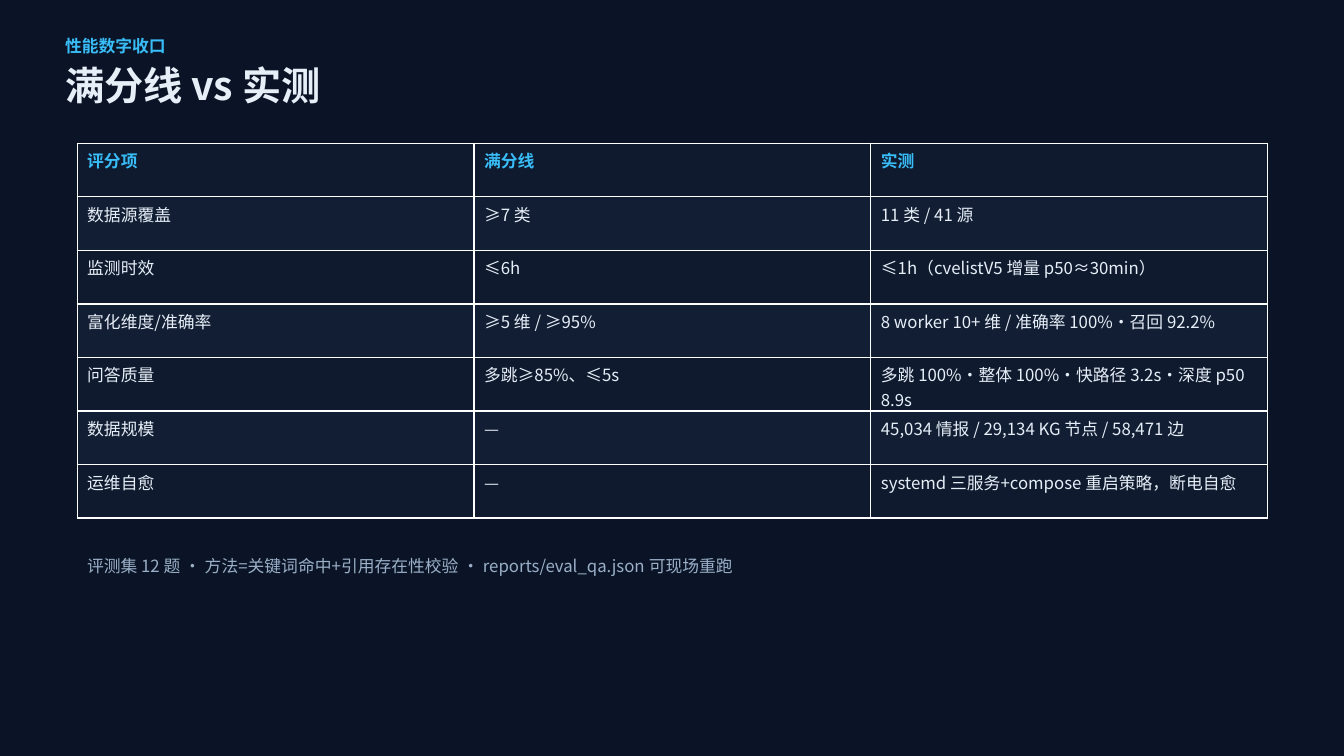
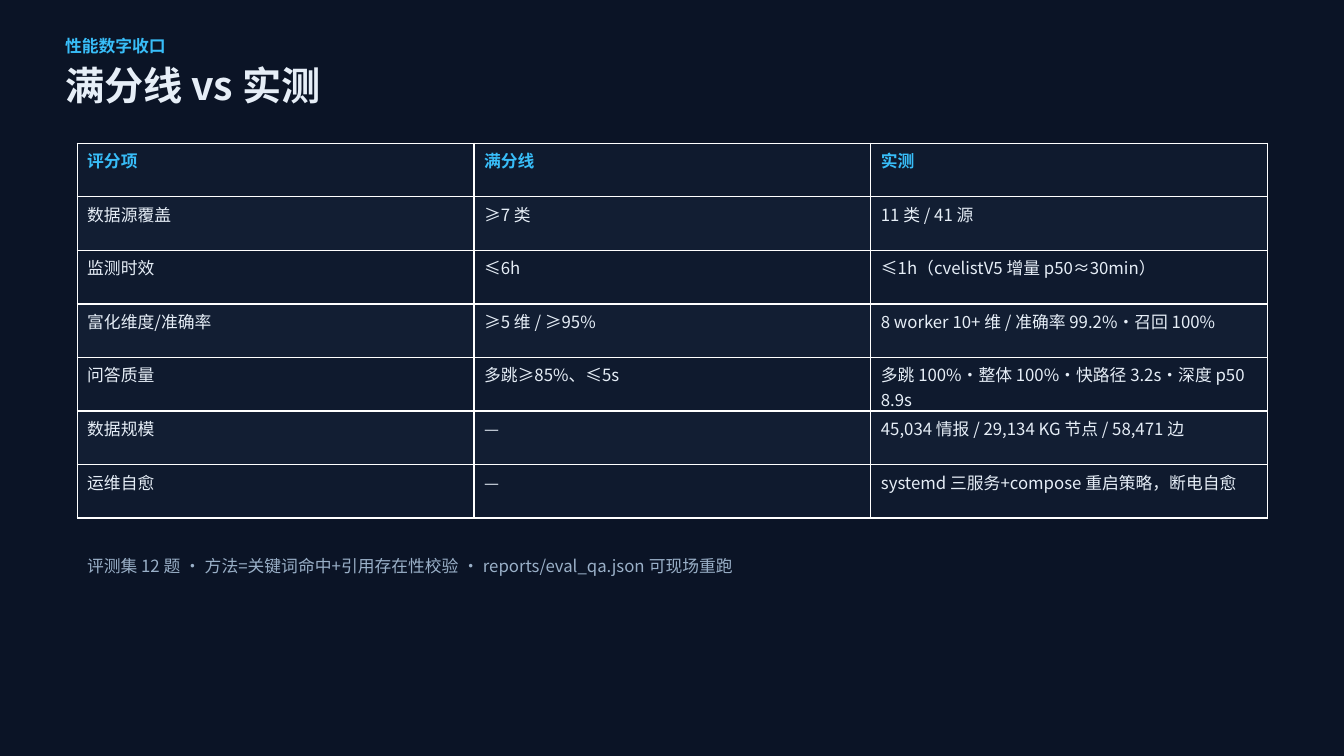
Before and after one commit to Shuuyou/nereid, a slide deck: slide 10 of docs/nereid-defense.pptx. Drawn at 1344x756 pixels with LibreOffice and Linux fonts; fonts in the diff are those of the drawing. Boxes give left, top, right and bottom in pixels: in the first picture for what was removed or moved away, otherwise in the second. Text is boxed around its words. In the diff, an @@ line names an element or a change of style, - is before the commit and + after.

```diff
--- a/docs/nereid-defense.pptx
+++ b/docs/nereid-defense.pptx
@@ table at [78, 143, 1269, 518] @@
-row 4, column 3: 8 worker 10+ 维 / 准确率 100%·召回 92.2%
+row 4, column 3: 8 worker 10+ 维 / 准确率 99.2%·召回 100%
```
Also in this commit, not shown: 1 other slide changed, 7 other files.
